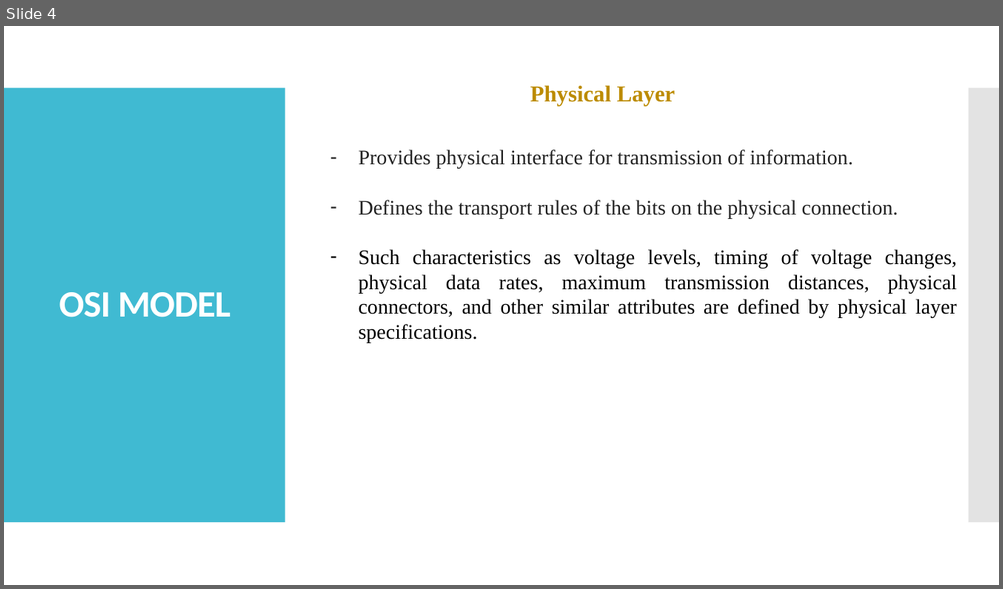
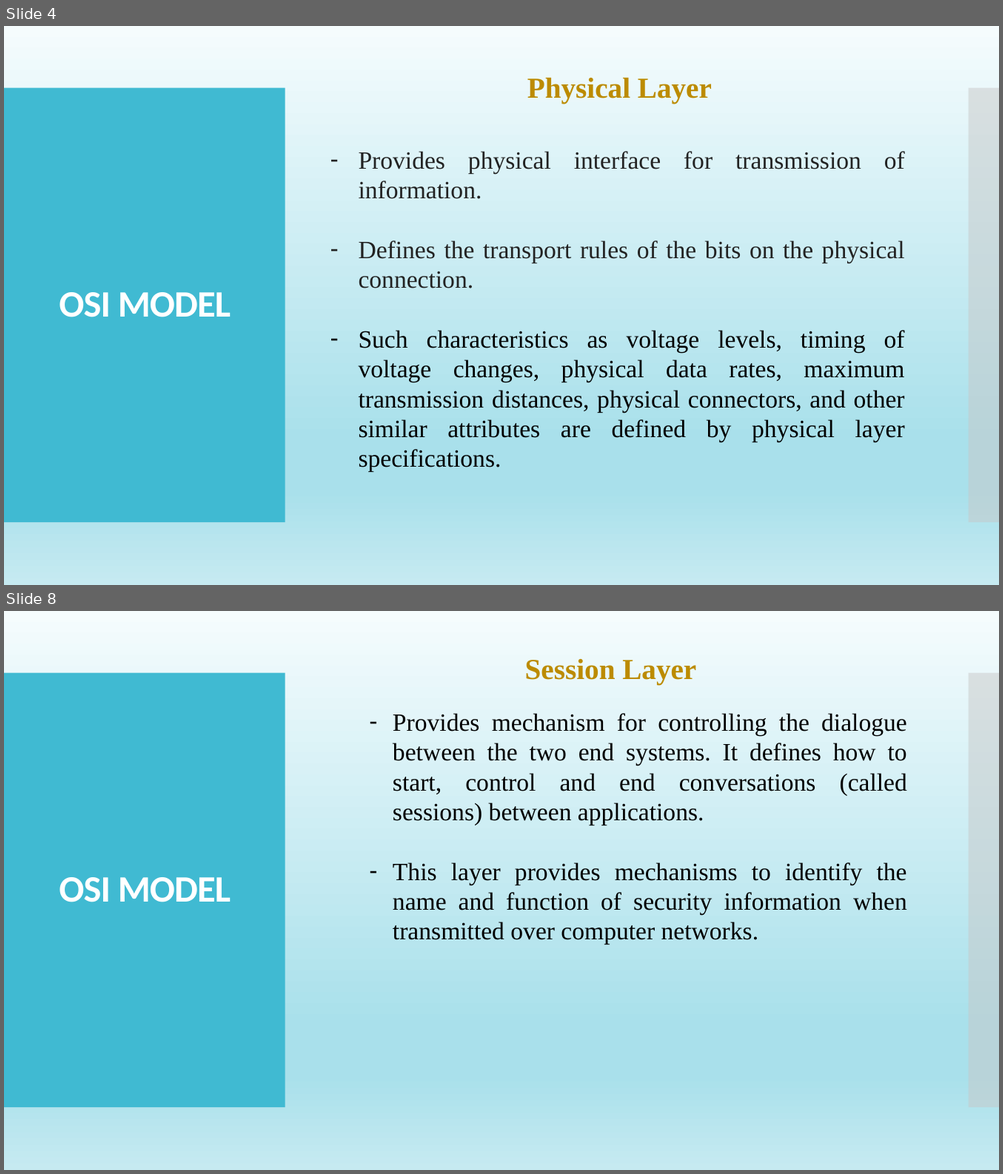
Before and after one commit to tiendatdk3493/video-javaScript, a slide deck: TCP-IP.pptx. Shown one above the other, each under a label of ours: slide 4 before the commit, slides 4 and 8 after it; the slides between them are not shown. The pictures are 1003x589 and 1003x1174 pixels, drawn with LibreOffice and Linux fonts; fonts in the diff are those of the drawing. Boxes give left, top, right and bottom in pixels: in the first picture for what was removed or moved away, otherwise in the second. Text is boxed around its words. In the diff, an @@ line names an element or a change of style, - is before the commit and + after.

```diff
--- a/TCP-IP.pptx
+++ b/TCP-IP.pptx
@@ slide 8 added at bbox=[4, 611, 999, 1170], background gradient #F5FCFD to #A9E0EB to #C6EAF1; not listed: 2 template elements that a slide beside it also shows @@
@@ text added at bbox=[525, 659, 696, 685], 28 pt, text #BB8B00, bold @@
+Session Layer
@@ text added at bbox=[392, 713, 907, 945], 24 pt, text #000000 @@
+– Provides mechanism for controlling the dialogue between the two end systems. It defines how to start, control and end conversations (called sessions) between applications.
+– This layer provides mechanisms to identify the name and function of security information when transmitted over computer networks.
@@ title added at bbox=[59, 877, 230, 903], 36 pt, text #FFFFFF, bold @@
+OSI MODEL
@@ slide 4 changed as well @@
@@ background #FFFFFF to gradient #F5FCFD to #A9E0EB to #C6EAF1 @@
@@ text "Physical Layer": place and size @@
-text "Physical Layer" at bbox=[530, 85, 675, 106]
+text "Physical Layer" at bbox=[527, 77, 711, 103]
@@ text "Physical Layer" at bbox=[527, 77, 711, 103]: size 22 to 28 pt @@
@@ text "Provides physical interface for transmission ..." at bbox=[358, 151, 905, 472]: size 20 to 24 pt @@
```
Also in this commit, not shown: 20 other slides changed, 4 other slides added, 1 slide removed, 1 other file.
